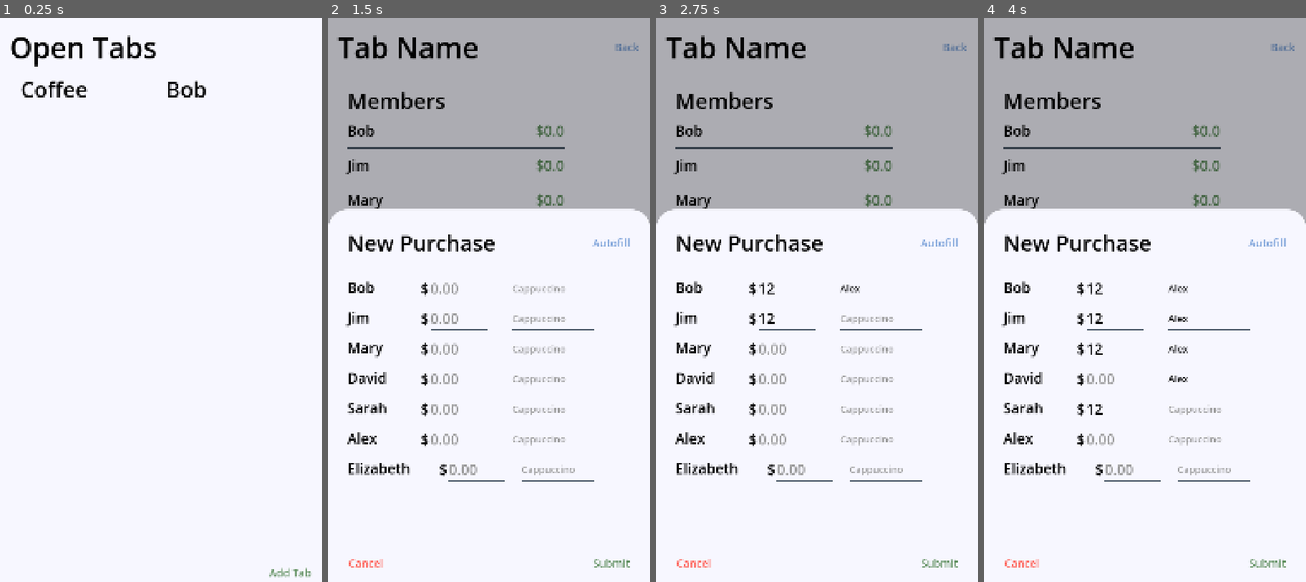
Above: before the commit, frames 1-4 (left to right).
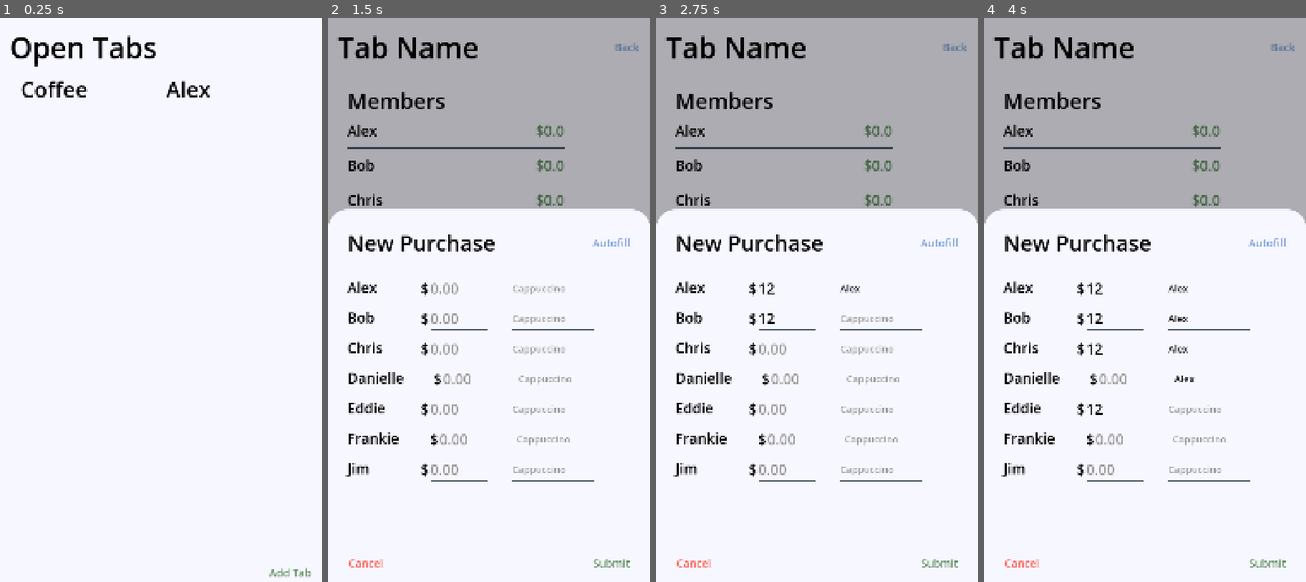
Above: after the commit, the same moments.

Repository: animastralis/split-the-difference
Game: Godot game, scene res://assets/main.tscn
The game is run twice, just before and just after one commit, with the same random seed, the same clock (stepped at 60 frames per second) and the same inputs.
Inputs (mouse positions are in pixels of both pictures, inside the frame that each line leads up to):
- Up to frame 1 (0.25 s): no input
- Up to frame 2 (1.5 s): click "Coffee" at 0.5 s; click "Add Purchase" at 1.25 s
- Up to frame 3 (2.75 s): click (784, 288) at 2.02 s; type "12" at 2.1 s; click (881, 288) at 2.25 s; type "Alex" at 2.33 s; click (784, 316) at 2.48 s; type "12" at 2.57 s
- Up to frame 4 (4 s): click (1209, 316) at 2.77 s; type "Alex" at 2.85 s; click (1112, 350) at 3 s; type "12" at 3.08 s; click (1209, 350) at 3.23 s; type "Alex" at 3.32 s; click (1209, 378) at 3.52 s; type "Alex" at 3.6 s; click (1112, 407) at 3.75 s; type "12" at 3.83 s; click (1209, 407) at 3.98 s

The runs differ from the first frame. In frame 1, 0.2% of the frame differs, in the area x 51-66%, y 11-15%; in frame 2, 2.4%, in the area x 5-77%, y 18-83%; in frame 3, 2.4%; in frame 4, 2.4%.

Commit message:
Autofill implemented, sample tab data created

Diff:
--- a/assets/data/data_manager.gd
+++ b/assets/data/data_manager.gd
@@ -2,28 +2,21 @@
 ##
 ## Saves, loads, and provides the data for other nodes to reference.
 extends Node
+
+const SAMPLE_TAB_PATH := "res://assets/data/sample_data/coffee_tab.tres"
 
 var datastore: Datastore
 
 func _ready() -> void:
 	# TODO: Load datastore from disk
 	datastore = Datastore.new()
-	var example_tab := _create_example_tab()
-	datastore.tabs.append(example_tab)
+	var sample_tab := _load_sample_tab()
+	datastore.tabs.append(sample_tab)
 
 
-func _create_example_tab() -> Tab:
-	var tab := Tab.new()
-	tab.name = "Coffee"
-
-	# Members
-	var ex_persons: Array[Person] = []
-	for n in ["Bob", "Jim", "Mary", "David", "Sarah", "Alex", "Elizabeth"]:
-		var person := Person.new()
-		person.name = n
-		person.balance = 0.0
-		ex_persons.append(person)
-	tab.members = ex_persons
+func _load_sample_tab() -> Tab:
+	var tab := load(SAMPLE_TAB_PATH)
+	tab.next_purchaser = tab.members[0]
 
 	# Purchases
 	#for p in ex_persons:
--- /dev/null
+++ b/assets/data/sample_data/alex.tres
@@ -0,0 +1,8 @@
+[gd_resource type="Resource" script_class="Person" load_steps=2 format=3 uid="uid://hcd3ctvkjbtn"]
+
+[ext_resource type="Script" uid="uid://dni58jj4aairh" path="res://assets/data/person.gd" id="1_jsnnf"]
+
+[resource]
+script = ExtResource("1_jsnnf")
+name = "Alex"
+metadata/_custom_type_script = "uid://dni58jj4aairh"
--- /dev/null
+++ b/assets/data/sample_data/bob.tres
@@ -0,0 +1,8 @@
+[gd_resource type="Resource" script_class="Person" load_steps=2 format=3 uid="uid://cquntx53ggpf8"]
+
+[ext_resource type="Script" uid="uid://dni58jj4aairh" path="res://assets/data/person.gd" id="1_b5tgd"]
+
+[resource]
+script = ExtResource("1_b5tgd")
+name = "Bob"
+metadata/_custom_type_script = "uid://dni58jj4aairh"
--- /dev/null
+++ b/assets/data/sample_data/chris.tres
@@ -0,0 +1,8 @@
+[gd_resource type="Resource" script_class="Person" load_steps=2 format=3 uid="uid://cheqexqtebxj3"]
+
+[ext_resource type="Script" uid="uid://dni58jj4aairh" path="res://assets/data/person.gd" id="1_ls4p1"]
+
+[resource]
+script = ExtResource("1_ls4p1")
+name = "Chris"
+metadata/_custom_type_script = "uid://dni58jj4aairh"
--- /dev/null
+++ b/assets/data/sample_data/coffee_purchase_1.tres
@@ -0,0 +1,7 @@
+[gd_resource type="Resource" script_class="Purchase" load_steps=2 format=3 uid="uid://827rh5eitbte"]
+
+[ext_resource type="Script" uid="uid://ci5psw0n42gb7" path="res://assets/data/purchase.gd" id="1_4w8so"]
+
+[resource]
+script = ExtResource("1_4w8so")
+metadata/_custom_type_script = "uid://ci5psw0n42gb7"
--- /dev/null
+++ b/assets/data/sample_data/coffee_tab.tres
@@ -0,0 +1,19 @@
+[gd_resource type="Resource" script_class="Tab" load_steps=11 format=3 uid="uid://bbfijqrtm42dh"]
+
+[ext_resource type="Script" uid="uid://dni58jj4aairh" path="res://assets/data/person.gd" id="1_j2dtd"]
+[ext_resource type="Resource" uid="uid://hcd3ctvkjbtn" path="res://assets/data/sample_data/alex.tres" id="2_bvqbm"]
+[ext_resource type="Script" uid="uid://ci5psw0n42gb7" path="res://assets/data/purchase.gd" id="2_obm3w"]
+[ext_resource type="Script" uid="uid://bjp0hewmrer2p" path="res://assets/data/tab.gd" id="3_ct0er"]
+[ext_resource type="Resource" uid="uid://cquntx53ggpf8" path="res://assets/data/sample_data/bob.tres" id="3_ngqqs"]
+[ext_resource type="Resource" uid="uid://cheqexqtebxj3" path="res://assets/data/sample_data/chris.tres" id="4_tyeuk"]
+[ext_resource type="Resource" uid="uid://srhng3da8nl8" path="res://assets/data/sample_data/danielle.tres" id="5_l7hmu"]
+[ext_resource type="Resource" uid="uid://cvu1dts65hrjd" path="res://assets/data/sample_data/eddie.tres" id="6_5x1wy"]
+[ext_resource type="Resource" uid="uid://ck8o1i868w55" path="res://assets/data/sample_data/frankie.tres" id="7_ldxx0"]
+[ext_resource type="Resource" uid="uid://5r258rhknffi" path="res://assets/data/sample_data/jim.tres" id="8_f215l"]
+
+[resource]
+script = ExtResource("3_ct0er")
+name = "Coffee"
+members = Array[ExtResource("1_j2dtd")]([ExtResource("2_bvqbm"), ExtResource("3_ngqqs"), ExtResource("4_tyeuk"), ExtResource("5_l7hmu"), ExtResource("6_5x1wy"), ExtResource("7_ldxx0"), ExtResource("8_f215l")])
+purchases = Array[ExtResource("2_obm3w")]([])
+metadata/_custom_type_script = "uid://bjp0hewmrer2p"
--- /dev/null
+++ b/assets/data/sample_data/danielle.tres
@@ -0,0 +1,8 @@
+[gd_resource type="Resource" script_class="Person" load_steps=2 format=3 uid="uid://srhng3da8nl8"]
+
+[ext_resource type="Script" uid="uid://dni58jj4aairh" path="res://assets/data/person.gd" id="1_sv0us"]
+
+[resource]
+script = ExtResource("1_sv0us")
+name = "Danielle"
+metadata/_custom_type_script = "uid://dni58jj4aairh"
--- /dev/null
+++ b/assets/data/sample_data/eddie.tres
@@ -0,0 +1,8 @@
+[gd_resource type="Resource" script_class="Person" load_steps=2 format=3 uid="uid://cvu1dts65hrjd"]
+
+[ext_resource type="Script" uid="uid://dni58jj4aairh" path="res://assets/data/person.gd" id="1_o72c7"]
+
+[resource]
+script = ExtResource("1_o72c7")
+name = "Eddie"
+metadata/_custom_type_script = "uid://dni58jj4aairh"
--- /dev/null
+++ b/assets/data/sample_data/frankie.tres
@@ -0,0 +1,8 @@
+[gd_resource type="Resource" script_class="Person" load_steps=2 format=3 uid="uid://ck8o1i868w55"]
+
+[ext_resource type="Script" uid="uid://dni58jj4aairh" path="res://assets/data/person.gd" id="1_u6qmi"]
+
+[resource]
+script = ExtResource("1_u6qmi")
+name = "Frankie"
+metadata/_custom_type_script = "uid://dni58jj4aairh"
--- /dev/null
+++ b/assets/data/sample_data/jim.tres
@@ -0,0 +1,8 @@
+[gd_resource type="Resource" script_class="Person" load_steps=2 format=3 uid="uid://5r258rhknffi"]
+
+[ext_resource type="Script" uid="uid://dni58jj4aairh" path="res://assets/data/person.gd" id="1_mhfw5"]
+
+[resource]
+script = ExtResource("1_mhfw5")
+name = "Jim"
+metadata/_custom_type_script = "uid://dni58jj4aairh"
--- a/assets/scenes/add_purchase_view.gd
+++ b/assets/scenes/add_purchase_view.gd
@@ -20,11 +20,15 @@
 func _ready() -> void:
 	cancel_button.pressed.connect(_on_cancel_button_pressed)
 	submit_button.pressed.connect(_on_submit_button_pressed)
+	autofill_button.pressed.connect(_on_autofill_button_pressed)
 
 
 func init(tab_: Tab) -> void:
 	tab = tab_
-	reset(tab)
+	for person in tab.members:
+		var line := PURCHASE_FIELDS_LINE.instantiate()
+		input_fields.add_child(line)
+		line.init(person)
 
 
 func _on_cancel_button_pressed() -> void:
@@ -49,12 +53,20 @@
 	purchase_submitted.emit()
 
 
+func _on_autofill_button_pressed() -> void:
+	# This shouldn't be possible but just in case
+	if len(tab.purchases) == 0:
+		return
+
+	var prev_purchase := tab.purchases[-1]
+	for line in input_fields.get_children():
+		var prev_order: Purchase.Order = prev_purchase.orders[line.person.name]
+		line.autofill(prev_order)
+
+
 func reset(tab_: Tab) -> void:
-	if len(input_fields.get_children()) > 0:
-		for child in input_fields.get_children():
-			child.queue_free()
+	for line in input_fields.get_children():
+		line.clear()
 
-	for person in tab_.members:
-		var line: PurchaseFieldsLine = PURCHASE_FIELDS_LINE.instantiate()
-		input_fields.add_child(line)
-		line.init(person)
+	# Disable autofill button if there are no purchases to autofill from.
+	autofill_button.disabled = len(tab.purchases) == 0
--- a/assets/scenes/purchase_fields_line.gd
+++ b/assets/scenes/purchase_fields_line.gd
@@ -13,6 +13,16 @@
 	person_name_label.text = person.name
 
 
+func clear() -> void:
+	price_field.text = ""
+	order_name_field.text = ""
+
+
+func autofill(order: Purchase.Order) -> void:
+	price_field.text = str(order.cost)
+	order_name_field.text = order.item
+
+
 func get_order() -> Purchase.Order:
 	var order := Purchase.Order.new()
 	order.person = person
--- a/assets/scenes/tab_detail_screen.gd
+++ b/assets/scenes/tab_detail_screen.gd
@@ -108,4 +108,4 @@
 		elif counter <= 0:
 			break
 
-	add_purchase_view.init(tab)
+	add_purchase_view.reset(tab)
--- a/project.godot
+++ b/project.godot
@@ -26,7 +26,7 @@
 window/size/viewport_height=1920
 window/size/initial_screen=1
 window/stretch/mode="canvas_items"
-window/stretch/aspect="keep_height"
+window/stretch/aspect="expand"
 window/handheld/orientation=1
 
 [rendering]
